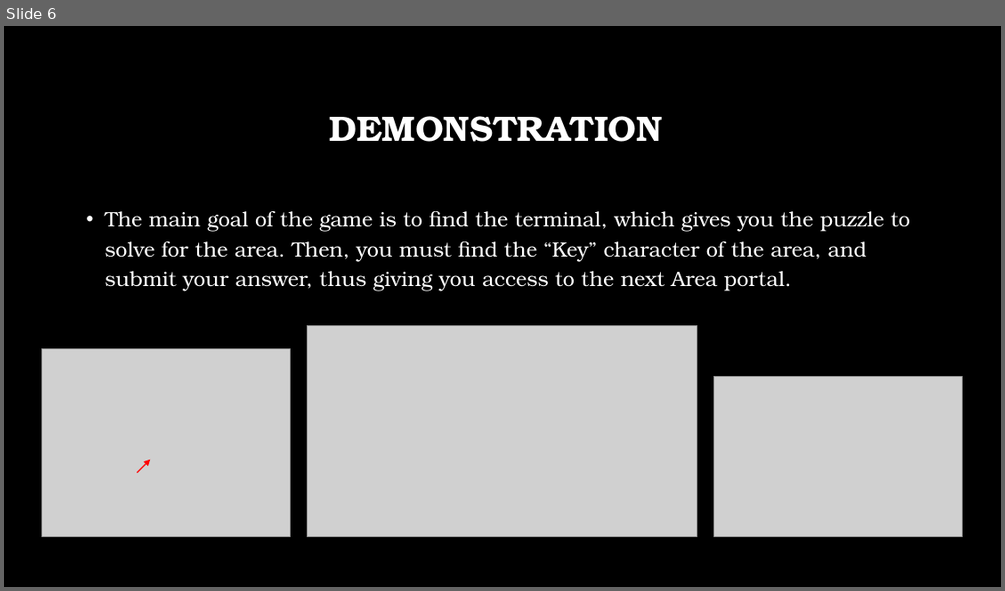
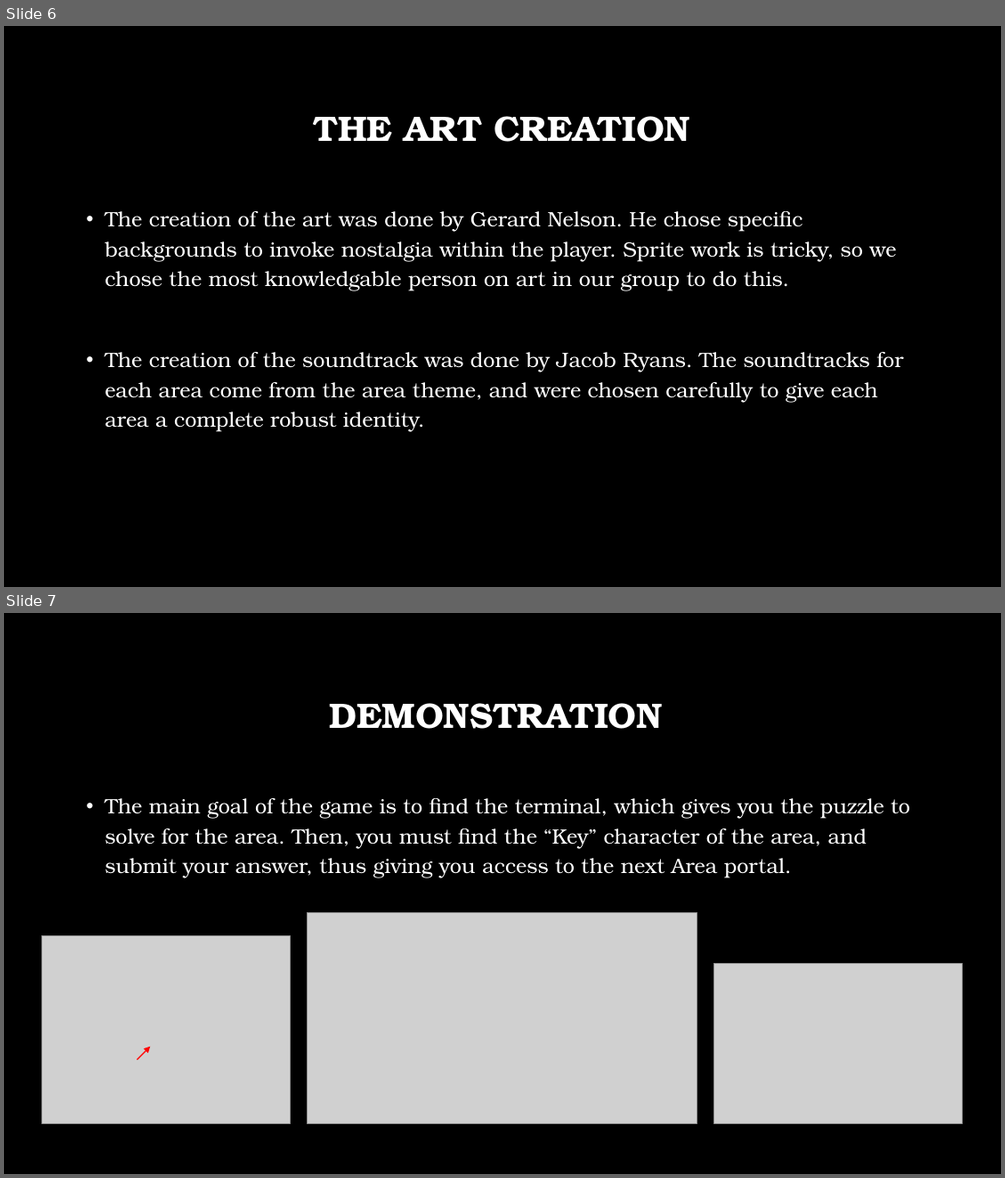
Before and after one commit to jacobryans/Final-Pi-Project, a slide deck: Raspberry Pi Final Project.pptx. Shown one above the other, each under a label of ours: slide 6 before the commit, slides 6 and 7 after it. The pictures are 1005x591 and 1005x1178 pixels, drawn with LibreOffice and Linux fonts; fonts in the diff are those of the drawing; grey boxes stand for pictures; background and template pictures are left out. Boxes give left, top, right and bottom in pixels: in the first picture for what was removed or moved away, otherwise in the second. Text is boxed around its words. In the diff, an @@ line names an element or a change of style, - is before the commit and + after.

Commit message:
Just an art slide.

```diff
--- a/Raspberry Pi Final Project.pptx
+++ b/Raspberry Pi Final Project.pptx
@@ slide 6 added at <box>4,26,1001,587</box>, background picture (left out) @@
@@ title added at <box>314,116,690,142</box>, 34 pt, text #FFFFFF, bold @@
+THE ART CREATION
@@ text added at <box>105,211,903,432</box>, 20 pt, text #FFFFFF @@
+• The creation of the art was done by Gerard Nelson. He chose specific backgrounds to invoke nostalgia within the player. Sprite work is tricky, so we chose the most knowledgable person on art in our group to do this.
+• The creation of the soundtrack was done by Jacob Ryans. The soundtracks for each area come from the area theme, and were chosen carefully to give each area a complete robust identity.
@@ what was slide 6 is now slide 7 @@
```
